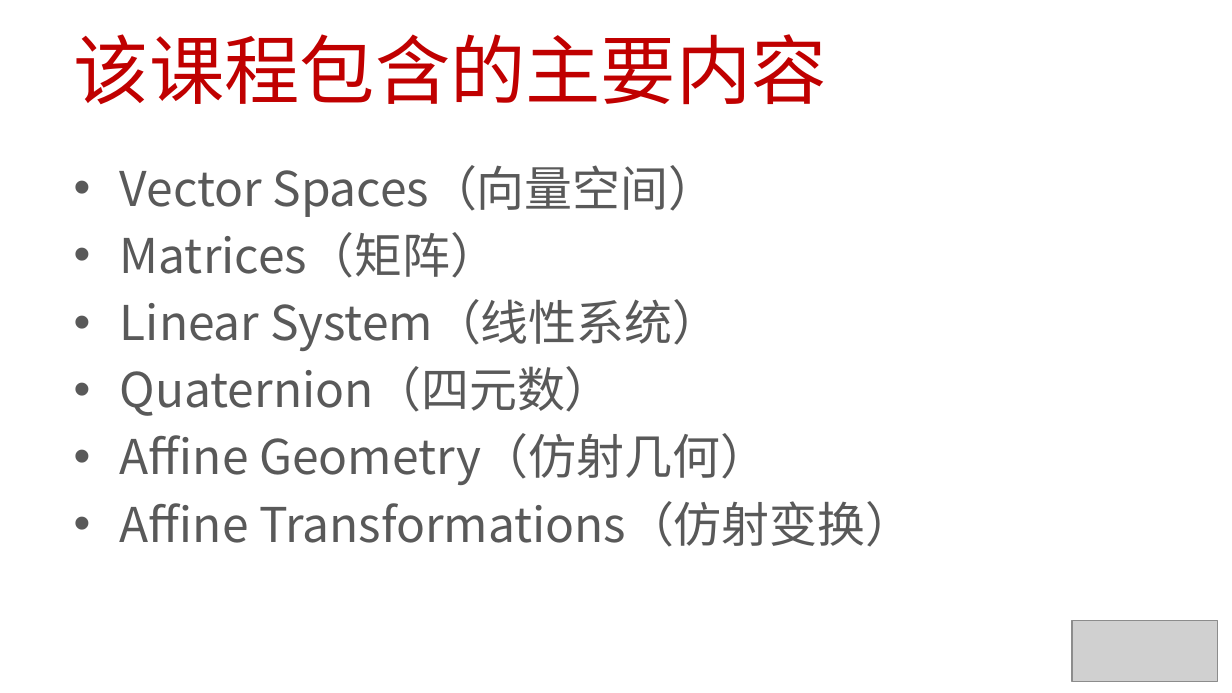
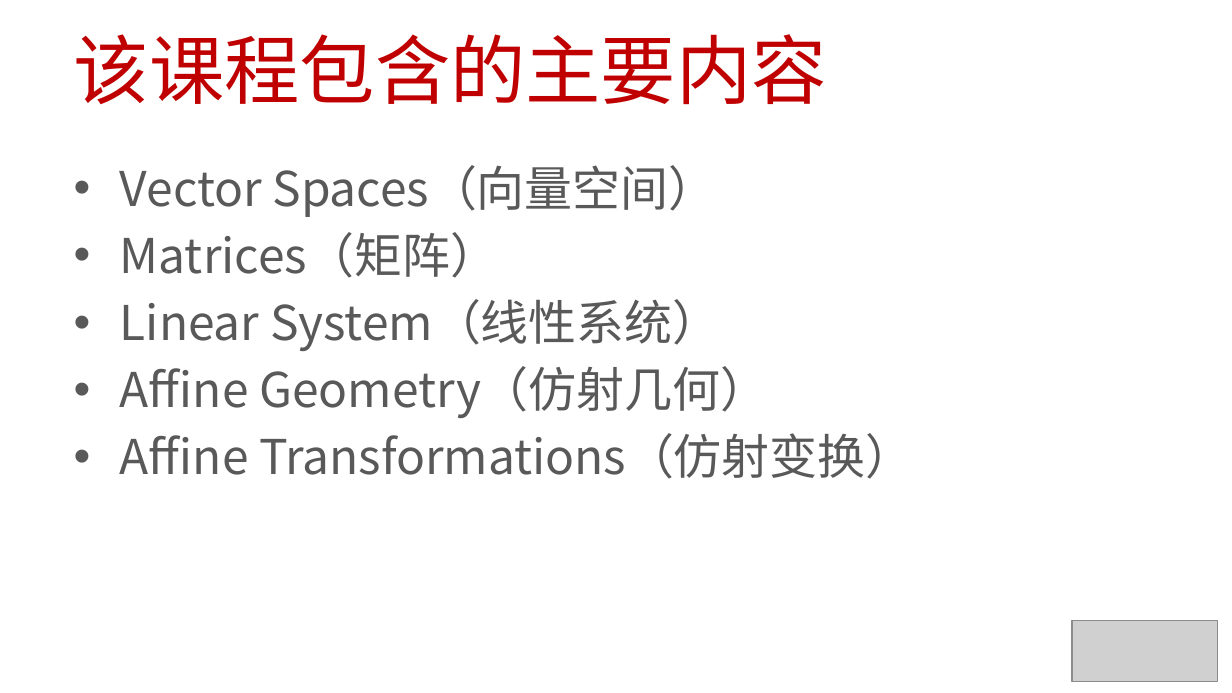
Before and after one commit to 0000duck/ComputerGraphicsBasics, a slide deck: slide 5 of PPT/01_课程介绍.pptx. Drawn at 1232x693 pixels with LibreOffice and Linux fonts; fonts in the diff are those of the drawing; grey boxes stand for pictures. Boxes give left, top, right and bottom in pixels: in the first picture for what was removed or moved away, otherwise in the second. Text is boxed around its words. In the diff, an @@ line names an element or a change of style, - is before the commit and + after.

Commit message:
updated

```diff
--- a/PPT/01_课程介绍.pptx
+++ b/PPT/01_课程介绍.pptx
@@ text at <box>120,366,613,416</box>: paragraph removed @@
-• Quaternion（四元数）
```
